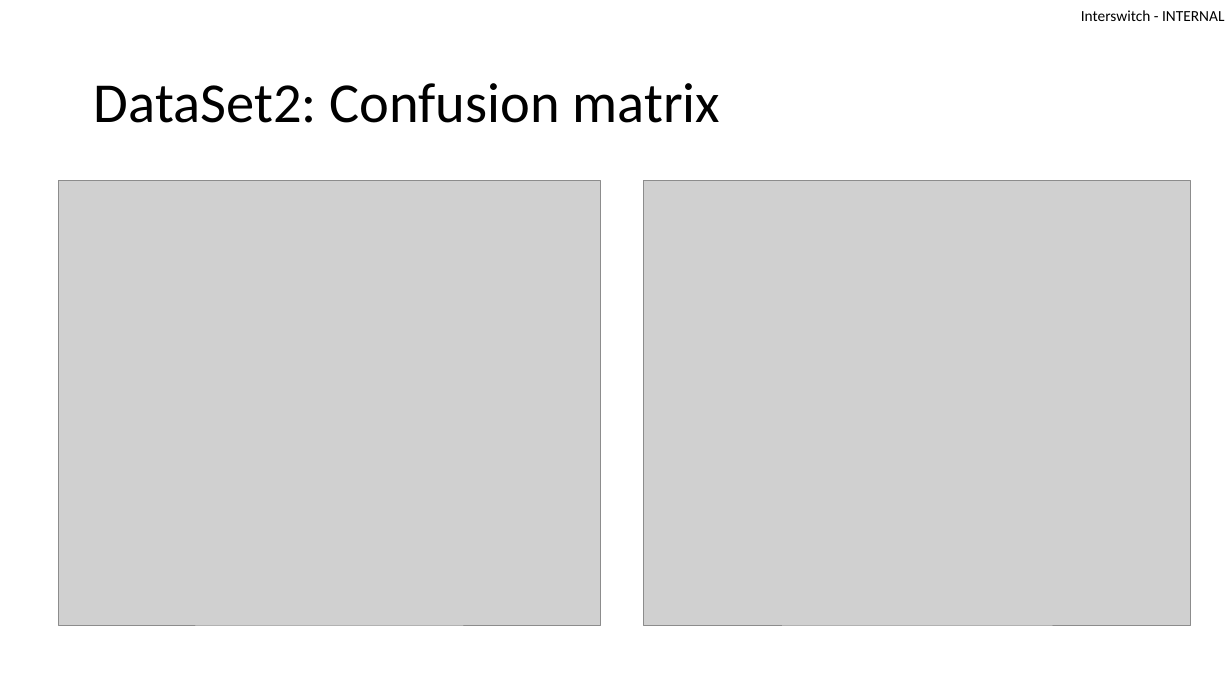
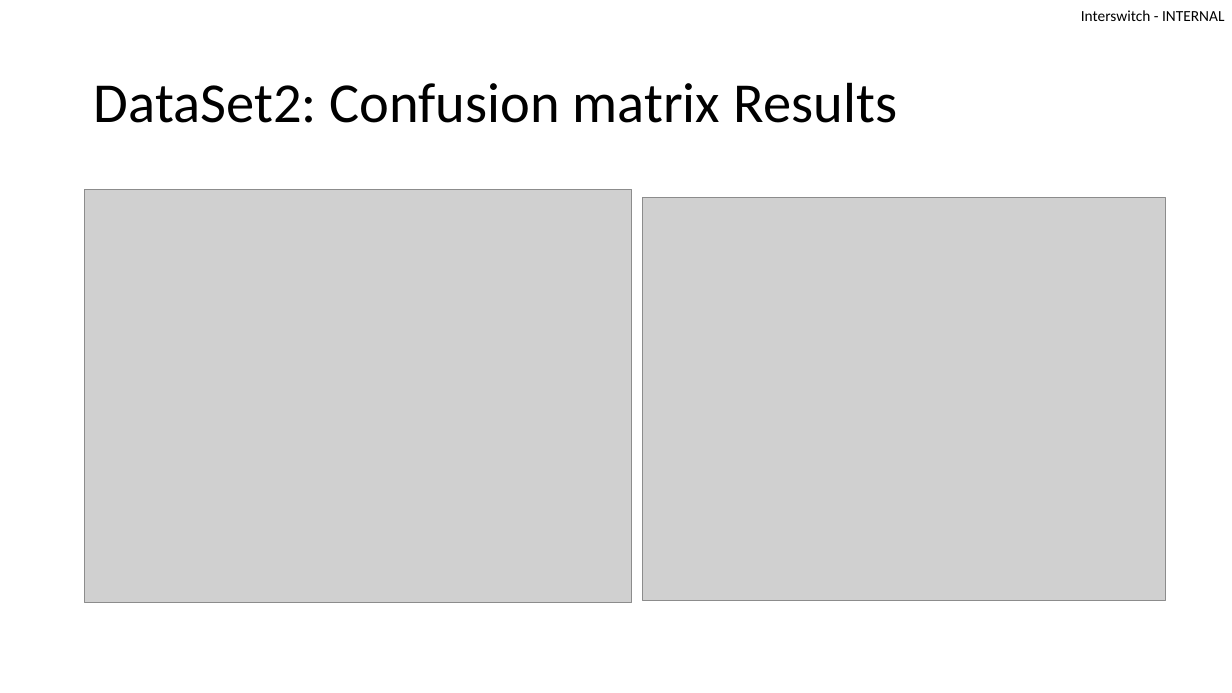
Before and after one commit to Lusomaj/Deep_Learning_individual_Project_jl, a slide deck: slide 11 of OpacityPowerPointJosephLusoma.pptx. Drawn at 1232x693 pixels with LibreOffice and Linux fonts; fonts in the diff are those of the drawing; grey boxes stand for pictures. Boxes give left, top, right and bottom in pixels: in the first picture for what was removed or moved away, otherwise in the second. Text is boxed around its words. In the diff, an @@ line names an element or a change of style, - is before the commit and + after.

```diff
--- a/OpacityPowerPointJosephLusoma.pptx
+++ b/OpacityPowerPointJosephLusoma.pptx
@@ title at (x1=94, y1=82, x2=897, y2=123): text changed @@
-DataSet2: Confusion matrix
+DataSet2: Confusion matrix Results
@@ picture resized from (x1=58, y1=181, x2=601, y2=626) to (x1=85, y1=189, x2=632, y2=604) @@
@@ picture resized from (x1=644, y1=181, x2=1191, y2=626) to (x1=642, y1=198, x2=1165, y2=601) @@
```
Also in this commit, not shown: 9 other slides changed, 3 other files.
